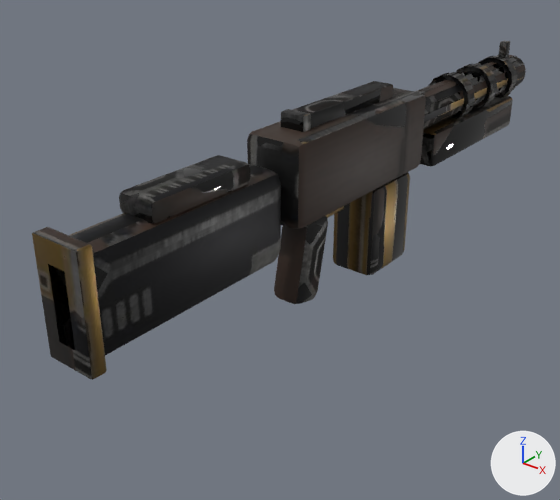
The glTF model Sandbox/GameData/Models/Weapons/levy_impulse_rifle.glb: old version first, new version second.
Camera for both pictures: a 50 mm lens placed at (0.403, -0.641, 0.246), pointed at (-0.033, -0.096, -0.091). Every picture has the same lights, and +X, +Y and +Z are marked at lower right. The first picture is the older version. Vertices at exactly the same position are counted once.

Script lines for the objects in view, before the commit:
```python
mat_weapon = bpy.data.materials.new('Weapon')
mat_weapon.use_nodes = True; mat_weapon.node_tree.nodes.clear()
_N = mat_weapon.node_tree.nodes; _L = mat_weapon.node_tree.links
n0 = _N.new('ShaderNodeBsdfPrincipled'); n0.name = 'Principled BSDF'
n1 = _N.new('ShaderNodeOutputMaterial'); n1.name = 'Material Output'
n2 = _N.new('ShaderNodeMix'); n2.name = 'Mix'
n2.data_type = 'RGBA'
n2.blend_type = 'MULTIPLY'
n2.inputs[0].default_value = 1.0  # 'Factor'
n3 = _N.new('ShaderNodeVertexColor'); n3.name = 'Color Attribute'
n4 = _N.new('ShaderNodeTexImage'); n4.name = 'Image Texture'
n4.image = img_levy_impulse_rifle_basecolor
n5 = _N.new('ShaderNodeSeparateColor'); n5.name = 'Separate Color'
n6 = _N.new('ShaderNodeTexImage'); n6.name = 'Image Texture.001'
n6.image = img_levy_impulse_rifle_orm
_L.new(n0.outputs[0], n1.inputs[0])  # 'BSDF' to 'Surface'
_L.new(n2.outputs[2], n0.inputs[0])  # 'Result' to 'Base Color'
_L.new(n3.outputs[0], n2.inputs[7])  # 'Color' to 'B'
_L.new(n4.outputs[0], n2.inputs[6])  # 'Color' to 'A'
_L.new(n5.outputs[2], n0.inputs[1])  # 'Blue' to 'Metallic'
_L.new(n5.outputs[1], n0.inputs[2])  # 'Green' to 'Roughness'
_L.new(n6.outputs[0], n5.inputs[0])  # 'Color' to 'Color'
me_levy_impulse_rifle = bpy.data.meshes.new('levy_impulse_rifle')
me_levy_impulse_rifle.from_pydata(...)  # 1512 vertices, 2964 faces; spans x -0.031..0.031, y -0.375..0.349, z -0.138..0.059
me_levy_impulse_rifle.materials.append(mat_weapon)
ob_levy_impulse_rifle = bpy.data.objects.new('levy_impulse_rifle', me_levy_impulse_rifle)
ob_levy_impulse_rifle.location = (0.0, 0.0, 0.0)
```
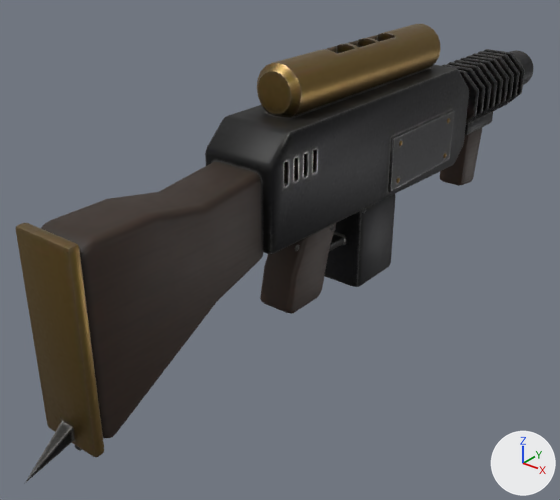
Edits to the bpy script that builds the scene:
```text
Change mat_weapon:
    remove # nodes: BsdfPrincipled, Mix, OutputMaterial, SeparateColor, TexImage x2, VertexColor
    nodes: BsdfPrincipled, NormalMap, OutputMaterial, SeparateColor, TexImage x3
    uses the picture img_levy_impulse_rifle_normal
Change me_levy_impulse_rifle:
    remove me_levy_impulse_rifle.from_pydata(...)  # 1512 vertices, 2964 faces; spans x -0.031..0.031, y -0.375..0.349, z -0.138..0.059
    add me_levy_impulse_rifle.from_pydata(...)  # 2370 vertices, 4592 faces; spans x -0.042..0.042, y -0.425..0.375, z -0.142..0.106
    me_levy_impulse_rifle part 1: the loose piece of 56 vertices spanning x -0.012..0.012, y -0.12..0.03, z 0.042..0.058 is multiplied about its middle by the matrix ((0.827, 0.0, 0.0), (0.0, 0.0, -0.726), (0.0, 0.066, 0.0)), then moved by (0.0, 0.13, 0.016)
    me_levy_impulse_rifle part 2: the loose piece of 56 vertices spanning x -0.013..0.013, y -0.121..-0.109, z 0.041..0.059 is multiplied about its middle by the matrix ((0.737, 0.0, 0.0), (0.0, 0.0, -0.608), (0.0, 0.967, 0.0)), then moved by (0.0, -0.01, 0.016)
    me_levy_impulse_rifle part 3: the loose piece of 56 vertices spanning x -0.026..0.026, y -0.018..0.058, z -0.138..-0.038 is scaled about its middle by (0.985, 0.946, 0.907), then moved by (0.0, -0.025, -0.009)
    me_levy_impulse_rifle part 4: the loose piece of 224 vertices spanning x -0.021..0.021, y 0.021..0.349, z -0.009..0.033 is rebuilt with 112 vertices and now spans x -0.022..0.022, y 0.145..0.335, z -0.01..0.034
    me_levy_impulse_rifle part 5: the loose piece of 224 vertices spanning x -0.027..0.027, y 0.292..0.308, z -0.015..0.039 is rebuilt with 48 vertices and now spans x -0.037..0.037, y 0.3..0.305, z -0.022..0.046
    me_levy_impulse_rifle part 6: the loose piece of 224 vertices spanning x -0.027..0.027, y 0.172..0.188, z -0.015..0.039 is rebuilt with 48 vertices and now spans x -0.037..0.037, y 0.172..0.177, z -0.022..0.046
    me_levy_impulse_rifle part 7: the loose piece of 224 vertices spanning x -0.027..0.027, y 0.232..0.248, z -0.015..0.039 is rebuilt with 48 vertices and now spans x -0.037..0.037, y 0.236..0.241, z -0.022..0.046
    me_levy_impulse_rifle part 8: the loose piece of 56 vertices spanning x -0.031..0.031, y -0.15..0.07, z -0.037..0.045 is rebuilt with 132 vertices and now spans x -0.037..0.037, y -0.195..0.155, z -0.052..0.062
    me_levy_impulse_rifle part 9: the loose piece of 56 vertices spanning x -0.022..0.022, y -0.375..-0.155, z -0.064..0.024 is rebuilt with 167 vertices and now spans x -0.027..0.027, y -0.375..-0.189, z -0.126..0.034
    me_levy_impulse_rifle part 10: the loose piece of 56 vertices spanning x -0.017..0.017, y -0.132..-0.078, z -0.131..-0.039 is rebuilt with 152 vertices and now spans x -0.019..0.019, y -0.147..-0.07, z -0.128..-0.048
    me_levy_impulse_rifle part 11: the loose piece of 56 vertices spanning x -0.019..0.019, y -0.305..-0.195, z 0.02..0.04 is deleted
    me_levy_impulse_rifle part 12: the loose piece of 56 vertices spanning x -0.005..0.005, y 0.314..0.326, z 0.025..0.055 is deleted
    me_levy_impulse_rifle part 13: the loose piece of 56 vertices spanning x -0.024..0.024, y -0.375..-0.361, z -0.07..0.03 is deleted
    me_levy_impulse_rifle part 14: 112 vertices removed from x -0.024..0.024, y -0.1..0.315, z -0.056..-0.01; 1392 vertices added at x -0.042..0.042, y -0.163..0.375, z -0.107..0.106
    me_levy_impulse_rifle part 15: 103 vertices added at x -0.029..0.029, y -0.425..-0.346, z -0.14..0.037
```

Boxes (x1, y1, x2, y2) around the edits, measured in the pictures (560 x 500 px; the box of a moved part takes in the faces that stretch with it):
'levy_impulse_rifle', surface changed, reshaped (35% taller)
    before: (32, 40, 526, 380)
    after: (16, 24, 533, 483)
part 1 of me_levy_impulse_rifle, moved or reshaped (not visible afterwards)
    before: (292, 81, 393, 128)
part 2 of me_levy_impulse_rifle, moved or reshaped (not visible afterwards)
    before: (281, 109, 311, 132)
part 3 of me_levy_impulse_rifle, moved or reshaped
    before: (333, 172, 410, 275)
    after: (324, 194, 396, 287)
part 4 of me_levy_impulse_rifle, rebuilt (not visible afterwards)
    before: (414, 55, 526, 129)
part 5 of me_levy_impulse_rifle, rebuilt
    before: (478, 55, 518, 98)
    after: (484, 49, 525, 106)
part 6 of me_levy_impulse_rifle, rebuilt
    before: (428, 72, 475, 119)
    after: (459, 70, 479, 123)
part 7 of me_levy_impulse_rifle, rebuilt
    before: (457, 63, 498, 108)
    after: (460, 57, 503, 116)
part 8 of me_levy_impulse_rifle, rebuilt (47% wider, 34% taller)
    before: (247, 88, 426, 229)
    after: (205, 65, 469, 254)
part 9 of me_levy_impulse_rifle, rebuilt (44% taller)
    before: (48, 164, 281, 355)
    after: (41, 162, 263, 438)
part 10 of me_levy_impulse_rifle, rebuilt (40% wider)
    before: (274, 216, 328, 304)
    after: (260, 223, 336, 314)
part 11 of me_levy_impulse_rifle, deleted
    before: (119, 155, 250, 223)
part 12 of me_levy_impulse_rifle, deleted
    before: (498, 40, 510, 58)
part 13 of me_levy_impulse_rifle, deleted
    before: (32, 227, 107, 380)
part 14 of me_levy_impulse_rifle, built on
    before: (326, 96, 513, 218)
    after: (257, 24, 533, 251)
part 15 of me_levy_impulse_rifle, added (brown)
    after: (16, 223, 104, 483)
